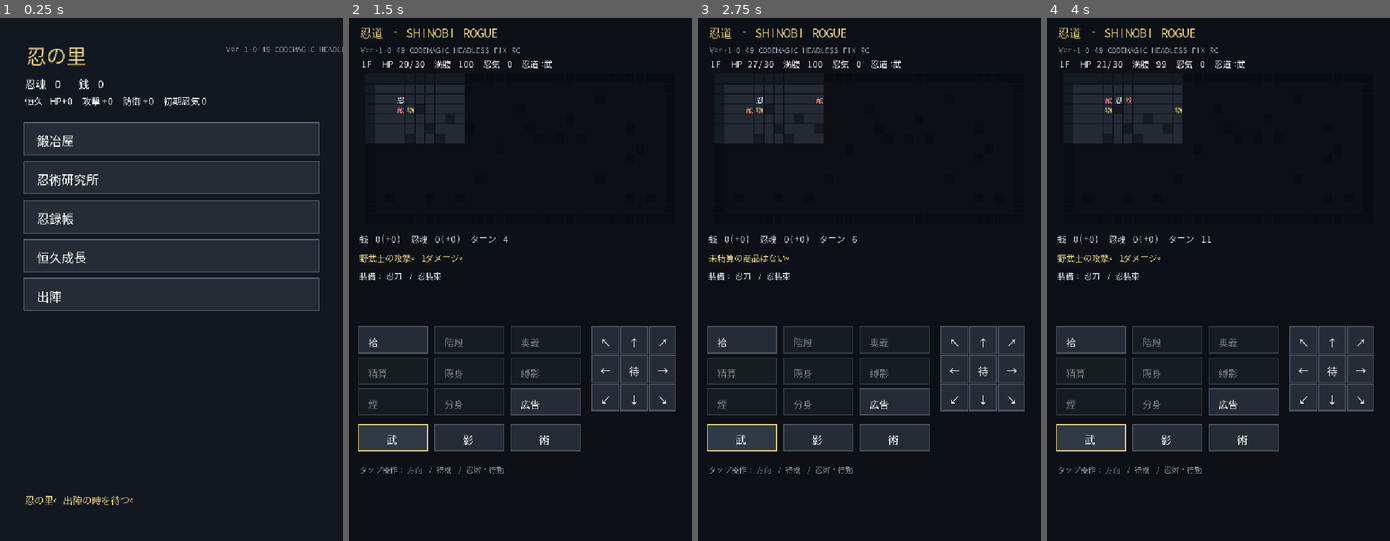
Above: before the commit, frames 1-4 (left to right).
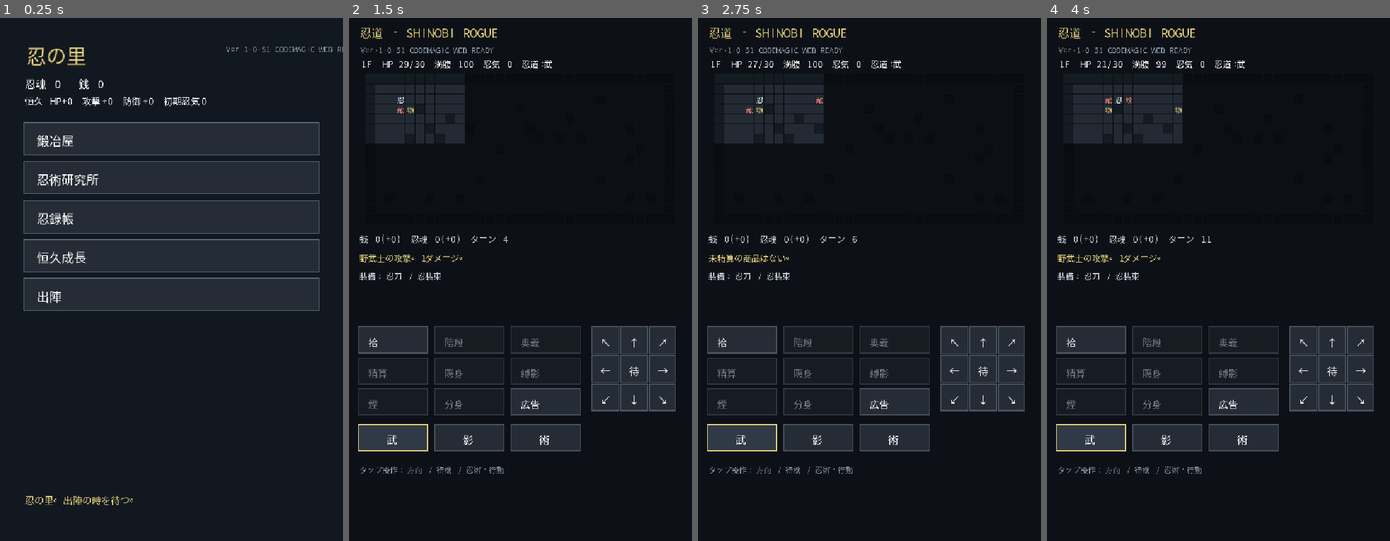
Above: after the commit, the same moments.

Repository: chuanqiliangzhi50-a11y/shinobi-rogue
Game: Godot game, scene res://Main.tscn
Two runs of this game, one before a commit and one after it. Both use one fixed random seed, a clock stepped at 60 frames per second and the inputs below.
Inputs (mouse positions are in pixels of both pictures, inside the frame that each line leads up to):
- Up to frame 1 (0.25 s): no input
- Up to frame 2 (1.5 s): tap Enter at 0.5 s; move the mouse to (595, 253) at 0.52 s; hold Right 0.53-1.28 s; tap Y at 0.6 s; click (595, 253) at 0.67 s; tap Space at 0.77, 1.25 s; move the mouse to (451, 305) at 1.27 s; hold Down from 1.28 s (still down); tap N at 1.35 s
- Up to frame 3 (2.75 s): tap Space at 1.52 s; tap Enter at 2 s; move the mouse to (903, 164) at 2.02 s; release Down at 2.03 s; hold Right from 2.03 s (still down); tap B at 2.1 s
- Up to frame 4 (4 s): tap Space at 2.75, 3.02, 3.77 s; move the mouse to (1201, 384) at 2.77 s; release Right at 2.78 s; hold Up 2.78-3.53 s; tap C at 2.85 s; click (1201, 384) at 2.92 s; tap Enter at 3.5 s; move the mouse to (1321, 357) at 3.52 s; hold A from 3.53 s (still down); tap 1 at 3.6 s

The runs differ from the first frame. In frame 1, less than 0.1% of the frame differs, in the area x 76-100%, y 5-7%; in frame 2, 0.1%, in the area x 13-50%, y 5-7%; in frame 3, 0.1%; in frame 4, 0.1%.

Commit message:
Add files via upload

Diff:
--- a/Main.gd
+++ b/Main.gd
@@ -1,7 +1,7 @@
 extends Node2D
 
-const VERSION := "1.0.49"
-const RELEASE_CHANNEL := "CODEMAGIC HEADLESS FIX RC"
+const VERSION := "1.0.51"
+const RELEASE_CHANNEL := "CODEMAGIC WEB READY"
 const DEVELOPMENT_UI_ENABLED := false
 const ADS_ENABLED := false # Initial App Store release: ad SDK not integrated yet.
 const MAP_W := 31
--- a/export_presets.ios.template.cfg
+++ b/export_presets.ios.template.cfg
@@ -22,7 +22,7 @@
 
 application/app_store_team_id="REPLACE_WITH_10_CHAR_TEAM_ID"
 application/bundle_identifier="com.example.shinobirogue"
-application/short_version="1.0.49"
+application/short_version="1.0.51"
 application/version="49"
 application/min_ios_version="15.0"
 application/export_project_only=true
--- a/project.godot
+++ b/project.godot
@@ -10,8 +10,8 @@
 
 [application]
 
-config/name="忍道 - SHINOBI ROGUE Ver.1.0.45 APP STORE PREP"
-config/version="1.0.49"
+config/name="忍道 - SHINOBI ROGUE"
+config/version="1.0.51"
 run/main_scene="res://Main.tscn"
 config/features=PackedStringArray("4.7")
 config/icon="res://icon.svg"
Not shown, added: STATIC_AUDIT_1_0_50.txt
Not shown, added: STATIC_AUDIT_1_0_51.txt
Not shown, changed: codemagic.yaml
Not shown, added: BUILD_WEB_LINUX.sh
Not shown, added: BUILD_WEB_WINDOWS.bat
Not shown, changed: README.md
Not shown, changed: RELEASE_NOTES.md
Not shown, added: WEB_RELEASE_PLAN.md
